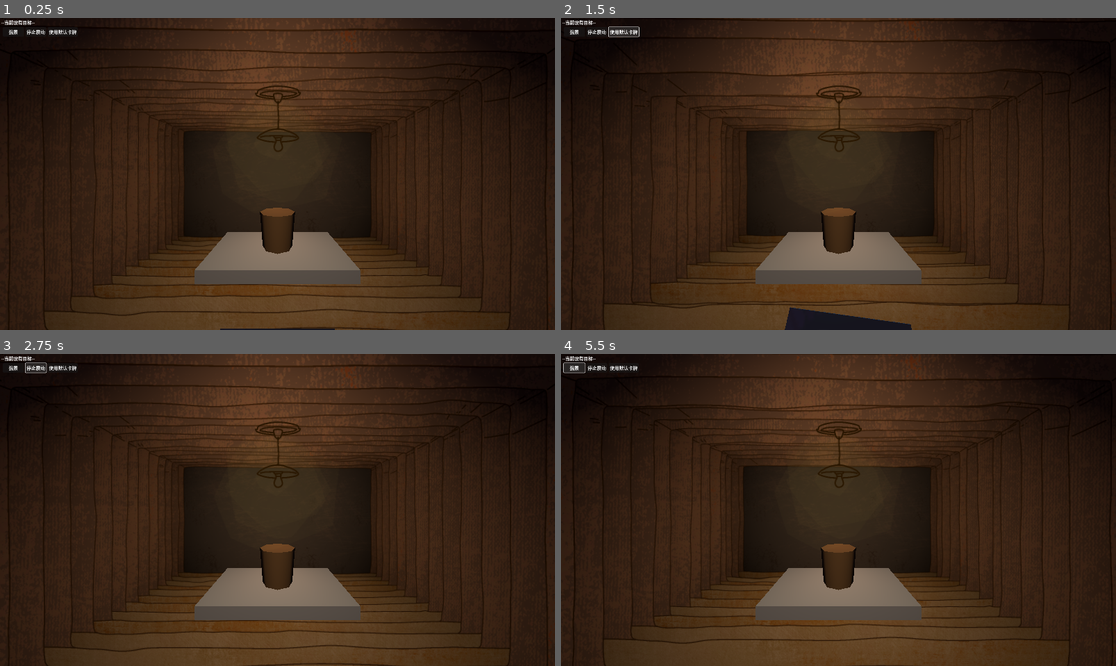
Above: before the commit, frames 1-4 (two rows, left to right).
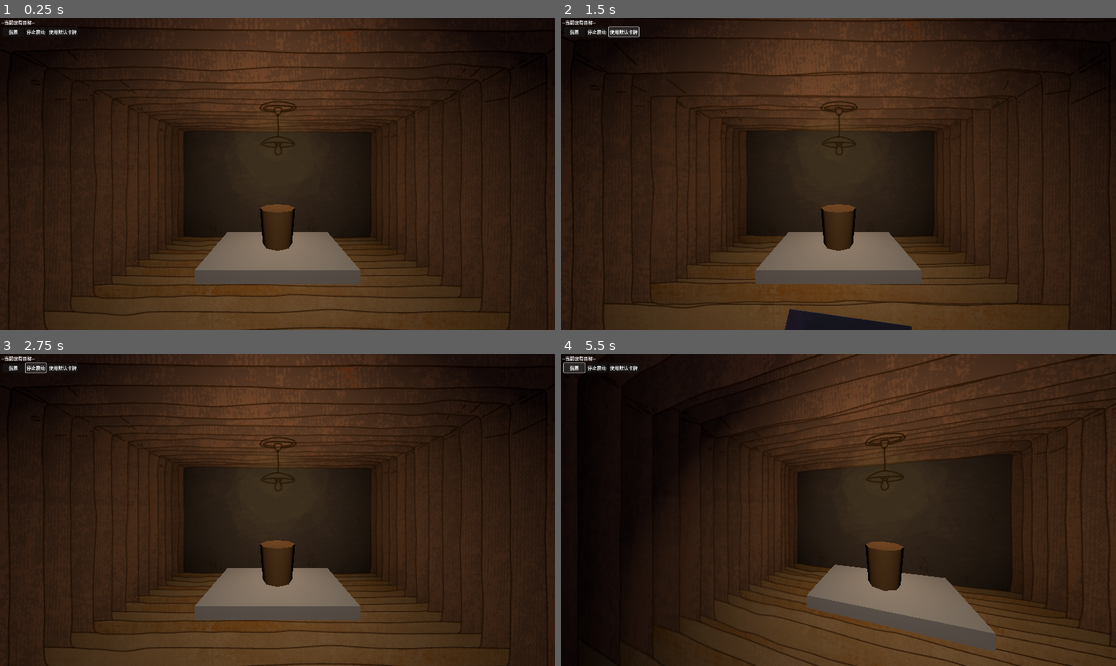
Above: after the commit, the same moments.

Repository: ISAKUTOKI/Project-3
Game: Godot game, scene res://scenes/main_scene.tscn
Same seed, same stepped clock (60 frames per second), same inputs: the game is played once before the commit and once after it. The engine's default icon, where the game draws it, is replaced by a stand-in: a white triangle on a blue panel in a dark square.
Inputs:
- Up to frame 1 (0.25 s): no input
- Up to frame 2 (1.5 s): click "强震" at 0.5 s; click "使用默认卡牌" at 1.25 s
- Up to frame 3 (2.75 s): click "停止震动" at 2 s
- Up to frame 4 (5.5 s): click "强震" at 2.75 s; click "停止震动" at 3.5 s; click "使用默认卡牌" at 4.25 s; click "强震" at 5 s

The runs differ from the first frame. In frame 1, 0.6% of the frame differs, in the area x 39-61%, y 21-100%; in frame 2, 0.7%; in frame 3, 0.5%; in frame 4, 40%, in the area x 0-100%, y 0-100%.

Commit message:
2025/06/25

Diff:
--- a/PlantSomeFlowers/scenes/card.tscn
+++ b/PlantSomeFlowers/scenes/card.tscn
@@ -1,19 +1,14 @@
-[gd_scene load_steps=13 format=3 uid="uid://crwsqfckfxrt5"]
+[gd_scene load_steps=12 format=3 uid="uid://crwsqfckfxrt5"]
 
 [ext_resource type="Script" path="res://scripts/card/card.gd" id="1_csq2x"]
-[ext_resource type="Shader" path="res://shaders/model_based_outline.gdshader" id="2_83ukw"]
 [ext_resource type="Texture2D" uid="uid://cv2a6bweh3sas" path="res://icon.svg" id="2_yk8gg"]
+[ext_resource type="Material" uid="uid://dctuir8xbav1n" path="res://sources/normal_based_outline.tres" id="3_jhxvp"]
 [ext_resource type="Script" path="res://scripts/card/outline_highlighter.gd" id="4_m77ar"]
 [ext_resource type="Material" uid="uid://l5ukh1bxw7bd" path="res://sources/card_used_particles.tres" id="5_wvuv8"]
 
-[sub_resource type="ShaderMaterial" id="ShaderMaterial_t0q1n"]
-render_priority = 0
-shader = ExtResource("2_83ukw")
-shader_parameter/color = Color(1, 1, 1, 1)
-shader_parameter/thickness = 1.05
-
 [sub_resource type="StandardMaterial3D" id="StandardMaterial3D_ne5ma"]
-next_pass = SubResource("ShaderMaterial_t0q1n")
+render_priority = 1
+next_pass = ExtResource("3_jhxvp")
 albedo_texture = ExtResource("2_yk8gg")
 heightmap_scale = 16.0
 
--- a/PlantSomeFlowers/scenes/flower.tscn
+++ b/PlantSomeFlowers/scenes/flower.tscn
@@ -1,10 +1,17 @@
-[gd_scene load_steps=5 format=3 uid="uid://djcoiwc3uaj7k"]
+[gd_scene load_steps=7 format=3 uid="uid://djcoiwc3uaj7k"]
 
 [ext_resource type="Script" path="res://scripts/flower/flower.gd" id="1_un1qg"]
+[ext_resource type="Script" path="res://scripts/card/outline_highlighter.gd" id="2_7fdmg"]
+[ext_resource type="Material" uid="uid://dctuir8xbav1n" path="res://sources/normal_based_outline.tres" id="2_ypnli"]
 
 [sub_resource type="StandardMaterial3D" id="StandardMaterial3D_45ksm"]
+render_priority = 1
+next_pass = ExtResource("2_ypnli")
+shading_mode = 2
+disable_ambient_light = true
 albedo_color = Color(0.41, 0.308935, 0.2009, 1)
 roughness = 0.0
+grow_amount = -0.115
 
 [sub_resource type="CylinderMesh" id="CylinderMesh_dxd37"]
 material = SubResource("StandardMaterial3D_45ksm")
@@ -21,8 +28,11 @@
 collision_mask = 0
 script = ExtResource("1_un1qg")
 
-[node name="Mesh" type="MeshInstance3D" parent="."]
+[node name="View" type="MeshInstance3D" parent="."]
 mesh = SubResource("CylinderMesh_dxd37")
 
 [node name="collider" type="CollisionShape3D" parent="."]
 shape = SubResource("ConvexPolygonShape3D_hgcuu")
+
+[node name="OutlineHighlighter" type="Node" parent="."]
+script = ExtResource("2_7fdmg")
--- a/PlantSomeFlowers/scenes/main_scene.tscn
+++ b/PlantSomeFlowers/scenes/main_scene.tscn
@@ -161,15 +161,8 @@
 [node name="Card" parent="HoldingCard" instance=ExtResource("2_53evp")]
 transform = Transform3D(1, 0, 0, 0, 0.766044, 0.642788, 0, -0.642788, 0.766044, 5.96046e-08, 0.0725156, -0.355314)
 
-[node name="Card2" parent="HoldingCard" instance=ExtResource("2_53evp")]
-visible = false
-
-[node name="Card3" parent="HoldingCard" instance=ExtResource("2_53evp")]
-transform = Transform3D(0.999999, 0, 0, 0, 1, 0, 0, 0, 0.999999, 0, 0, 0)
-visible = false
-
 [node name="Flower" parent="." instance=ExtResource("5_4wu4f")]
-transform = Transform3D(1, 0, 0, 0, 1, 0, 0, 0, 1, 0, -0.810114, -4.87548)
+transform = Transform3D(1, 0, 0, 0, 1, 0, 0, 0, 1, 0, -0.68, -4.875)
 
 [node name="Wall" type="Node3D" parent="."]
 transform = Transform3D(1, 0, 0, 0, 1, 0, 0, 0, 1, 0, 0.42, 0)
@@ -389,7 +382,7 @@
 transform = Transform3D(1, 0, 0, 0, 1, 0, 0, 0, 1, 0, 0.426336, 0)
 
 [node name="TopLamp" type="Node3D" parent="Decoration"]
-transform = Transform3D(1, 0, 0, 0, 1, 0, 0, 0, 1, 0, 1.442, -4.4)
+transform = Transform3D(1, 0, 0, 0, 1, 0, 0, 0, 1, 0, 1.467, -5.405)
 script = ExtResource("14_igfoy")
 metadata/_edit_lock_ = true
 
--- a/PlantSomeFlowers/scripts/Decoration/top_lamp.gd
+++ b/PlantSomeFlowers/scripts/Decoration/top_lamp.gd
@@ -15,3 +15,5 @@
 func _ready() -> void:
 	if animator:
 		animator.speed_scale = 0.5
+
+# TODO 完成灯的震动效果（摇晃）
--- a/PlantSomeFlowers/scripts/camera/drag_and_drop.gd
+++ b/PlantSomeFlowers/scripts/camera/drag_and_drop.gd
@@ -2,8 +2,10 @@
 
 @onready var camera: Camera3D = $".."
 var is_dragging: bool = false
-var current_card = null
+var current_card: Card = null
 @export var drag_distance: float = 1.5  # 拖拽时离相机的距离
+var mouse_pos
+var ray_dir
 
 
 func _input(event: InputEvent) -> void:
@@ -23,31 +25,29 @@
 		current_card = camera.current_target
 		current_card.card_is_dragged()
 		is_dragging = true
+		# 初始化tween动画更新位置防止过于突兀
+		mouse_pos = get_viewport().get_mouse_position()
+		ray_dir = camera.project_ray_normal(mouse_pos)
+		var tween = create_tween()
+		tween.tween_property(current_card, "global_position", camera.global_position + ray_dir * drag_distance, 0.05)
 
 
 func _update_drag_position():
-	if !current_card:
+	if current_card == null:
 		return
-
 	# 计算固定距离的位置
-	var mouse_pos = get_viewport().get_mouse_position()
-	var ray_dir = camera.project_ray_normal(mouse_pos)
+	mouse_pos = get_viewport().get_mouse_position()
+	ray_dir = camera.project_ray_normal(mouse_pos)
 	current_card.global_position = camera.global_position + ray_dir * drag_distance
 	#print(current_card.global_position)
 	# 获取相机y轴旋转旋转（只取Y轴）
-	var camera_rotation = camera.global_transform.basis.get_euler()
 
-	# 应用旋转（保持卡片自身X/Z轴旋转，仅同步Y轴旋转）
-	current_card.rotation = Vector3(
-		current_card.rotation.x,  # X轴旋转不变
-		camera_rotation.y,        # 控制y轴面向相机
-		current_card.rotation.z   # Z轴旋转不变
-	)
+	current_card.look_at(camera.position, Vector3(0, 1, 0), true)
 
 
 func _drop_card():
 	if is_dragging and (Input.is_action_just_released("drag") or Input.is_action_just_pressed("drop")):
-		if camera.current_target is Flower:  # 假设Flower是花的类型
+		if camera.current_target is Flower:  # 如果目标为花
 			current_card.card_is_used()
 		else:
 			current_card.card_is_dropped()
--- a/PlantSomeFlowers/scripts/camera/main_camera.gd
+++ b/PlantSomeFlowers/scripts/camera/main_camera.gd
@@ -20,6 +20,8 @@
 
 func _ready():
 	_intialize_camera()
+	GlobalSignalBus.start_shake.connect(_on_start_shake)
+	GlobalSignalBus.stop_shake.connect(_on_stop_shake)
 
 
 func _intialize_camera():
@@ -32,9 +34,7 @@
 func _input(event):
 	if event.is_action_pressed("change_camera_rotatable"):
 		can_rotate_camera = !can_rotate_camera
-		#Input.set_mouse_mode(Input.MOUSE_MODE_CAPTURED if can_rotate_camera else Input.MOUSE_MODE_VISIBLE)
 	if can_rotate_camera and event is InputEventMouseMotion:
-		# 先应用旋转
 		_rotate_world_y(event)
 		_rotate_local_x(event)
 		_clamp_rotation()
@@ -45,11 +45,9 @@
 func _rotate_world_y(event):
 	rotate_y(event.relative.x * -rotation_speed)
 
-
 # 沿本地x轴上下旋转
 func _rotate_local_x(event):
 	rotate_object_local(Vector3(1, 0, 0), event.relative.y * -rotation_speed)
-
 
 # 钳制旋转
 func _clamp_rotation():
@@ -83,4 +81,19 @@
 	if current_target != null:
 		if current_target.has_method("mouse_entered_card"):
 			current_target.mouse_entered_card()
+
+
 #endregion
+
+
+func _on_start_shake(_shake_strength: float):
+	can_rotate_camera = false
+
+	pass
+
+
+func _on_stop_shake():
+	can_rotate_camera = true
+	pass
+
+# TODO 完成相机的震动效果
--- a/PlantSomeFlowers/scripts/card/card.gd
+++ b/PlantSomeFlowers/scripts/card/card.gd
@@ -59,10 +59,10 @@
 
 func card_is_dropped():
 	#print(str(self.name), "被放下了")
-	self.scale = original_sca
 	var tween = create_tween().set_parallel(true)
 	tween.tween_property(self, "position", original_pos, 0.1)
-	tween.tween_property(self, "rotation", original_rot, 0.1)
+	tween.tween_property(self, "rotation_degrees", original_rot, 0.1)
+	tween.tween_property(self, "scale", original_sca, 0.1)
 	await tween.finished
 	collider.disabled = false
 	is_dragging = false
@@ -78,7 +78,6 @@
 	await tween.finished
 
 	# 粒子特效
-	#print("粒子特效出生位置为： ", str(self.position))
 	used_effect.emitting = true
 	await get_tree().create_timer(used_effect.lifetime + 0.1).timeout
 
@@ -91,6 +90,3 @@
 	self.queue_free()
 	#card_is_dropped()
 #endregion
-
-# TODO 处理粒子发射的效果
-# TODO 完善使用后的逻辑
--- a/PlantSomeFlowers/scripts/card/outline_highlighter.gd
+++ b/PlantSomeFlowers/scripts/card/outline_highlighter.gd
@@ -15,7 +15,6 @@
 		var material_copy = original_material.duplicate()
 		if original_material.next_pass:
 			material_copy.next_pass = original_material.next_pass.duplicate()
-
 		target.set_surface_override_material(0, material_copy)
 		material = material_copy.next_pass
 	_initialize()
--- a/PlantSomeFlowers/scripts/flower/flower.gd
+++ b/PlantSomeFlowers/scripts/flower/flower.gd
@@ -1,8 +1,9 @@
 extends StaticBody3D
 class_name Flower
 
-@onready var mesh: MeshInstance3D = $Mesh
+@onready var view: MeshInstance3D = $View
 @onready var collider: CollisionShape3D = $collider
+@onready var outline: Node = $OutlineHighlighter
 
 var flower_type: FlowerStats.FlowerType = FlowerStats.FlowerType.幼苗
 
@@ -14,7 +15,31 @@
 
 
 func _initialize():
-	pass
+	hide_outline()
+
+
+#region 边缘线高亮
+func show_outline():
+	outline.show()
+
+
+func hide_outline():
+	outline.hide()
+
+
+#endregion
+
+
+#region 鼠标状态切换
+func mouse_entered_card():
+	show_outline()
+
+
+func mouse_exited_card():
+	hide_outline()
+
+
+#endregion
 
 
 func _on_card_used(card: CardStats.CardType):
--- a/PlantSomeFlowers/scripts/game/game_controller.gd
+++ b/PlantSomeFlowers/scripts/game/game_controller.gd
@@ -4,9 +4,11 @@
 ## 负责管理游戏的总处理以及数据的更新
 
 
-func shake(strength: GameManager.ShakeType):
-	print("进行了一次震动，震幅为： " + GameManager.SHAKE_NAME[strength])
+func start_a_shake(strength: GameManager.ShakeType, shake_time: float = 1):
 	GlobalSignalBus.start_shake.emit(strength)
+	await get_tree().create_timer(shake_time).timeout
+	stop_shake()
+
 
 func stop_shake():
 	GlobalSignalBus.stop_shake.emit()
--- a/PlantSomeFlowers/scripts/game/game_manager.gd
+++ b/PlantSomeFlowers/scripts/game/game_manager.gd
@@ -2,10 +2,14 @@
 
 ## 这里是：游戏管理器
 ## 负责记录游戏的数据
+## 负责管理游戏的状态
 
 const CARD_SIZE: Vector3 = Vector3(0.5, 0.85, 0.01)  # 宽、高、厚
-var current_holding_card := []
+var current_holding_card: Array = []
+var current_game_stats: GameStats
 
 enum ShakeType { 小震, 中震, 强震 }
 const SHAKE_STRENGTH := {ShakeType.小震: 0.2, ShakeType.中震: 0.4, ShakeType.强震: 0.6}
 const SHAKE_NAME := {ShakeType.小震: "小震", ShakeType.中震: "中震", ShakeType.强震: "强震"}
+
+enum GameStats { 游戏中, 暂停 }
--- a/PlantSomeFlowers/scripts/game/holding_card.gd
+++ b/PlantSomeFlowers/scripts/game/holding_card.gd
@@ -1,28 +1,32 @@
 extends Node3D
-
-
-func _test():
-	holding_card = get_children()
-	for i in holding_card:
-		i.original_pos = i.position
-		i.original_rot = i.rotation
-		i.original_sca = i.scale
-		hloding_card_name.push_back(CardStats.CARD_NAME[i.card_type])
-	print(hloding_card_name)
-
 
 var holding_card := []
 var hloding_card_name := []
 var card: PackedScene = preload("res://scenes/card.tscn")
 
-@export var offset: Vector3 = Vector3(0.4, 0, 0.8)  # x, y, z
+@export var rank_offset: Vector3 = Vector3(0.4, 0, 0.8)  # x, y, z
+
 @export var initial_pos: Vector3 = Vector3(0, 0.07, -0.35)  # x, y, z
-@export var initial_rot: float = -40.0  # 本地x轴旋转度数
+@export var initial_rot: Vector3 = Vector3(-40, 0, 0)  # 本地x轴旋转度数
 
 
 func _ready() -> void:
 	_initialize()
 	_test()
+
+
+func _test():
+	holding_card = get_children()
+	for _card in holding_card:
+		_card.position = initial_pos
+		_card.rotation_degrees = initial_rot
+		#print("card.rotation: ", _card.rotation, "    ", "initial_rot: ", initial_rot)
+
+		_card.original_pos = _card.position
+		_card.original_rot = _card.rotation_degrees
+		_card.original_sca = _card.scale
+		hloding_card_name.push_back(CardStats.CARD_NAME[_card.card_type])
+	print(hloding_card_name)
 
 
 func _initialize():
--- a/PlantSomeFlowers/scripts/game/test/test_button.gd
+++ b/PlantSomeFlowers/scripts/game/test/test_button.gd
@@ -20,11 +20,10 @@
 
 
 func _on_button_1pressed() -> void:
-	#print("按下了： " + self.name)
 	if not use_this_test:
 		push_warning("未启用此测试功能： " + self.name)
 		return
-	GameController.shake(shake_strength)
+	GameController.start_a_shake(shake_strength, 2.0)
 
 
 func _on_button_2_pressed() -> void:
--- /dev/null
+++ b/PlantSomeFlowers/sources/normal_based_outline.tres
@@ -0,0 +1,9 @@
+[gd_resource type="ShaderMaterial" load_steps=2 format=3 uid="uid://dctuir8xbav1n"]
+
+[ext_resource type="Shader" path="res://shaders/model_based_outline.gdshader" id="1_kkpig"]
+
+[resource]
+render_priority = 0
+shader = ExtResource("1_kkpig")
+shader_parameter/color = Color(1, 1, 1, 1)
+shader_parameter/thickness = 1.05
--- a/PlantSomeFlowers/sources/wall_material.tres
+++ /dev/null
@@ -1,8 +0,0 @@
-[gd_resource type="StandardMaterial3D" format=3 uid="uid://smimbuotjbfl"]
-
-[resource]
-transparency = 2
-alpha_scissor_threshold = 0.5
-alpha_antialiasing_mode = 0
-shading_mode = 2
-texture_filter = 0
Not shown, changed: PlantSomeFlowers/addons/gdscript_formatter/format_preference.tres
